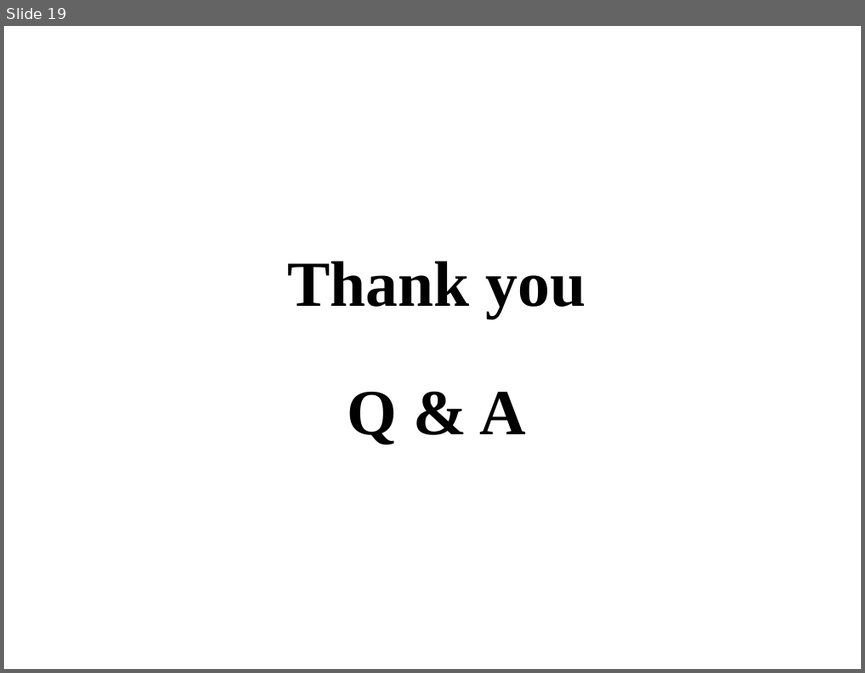
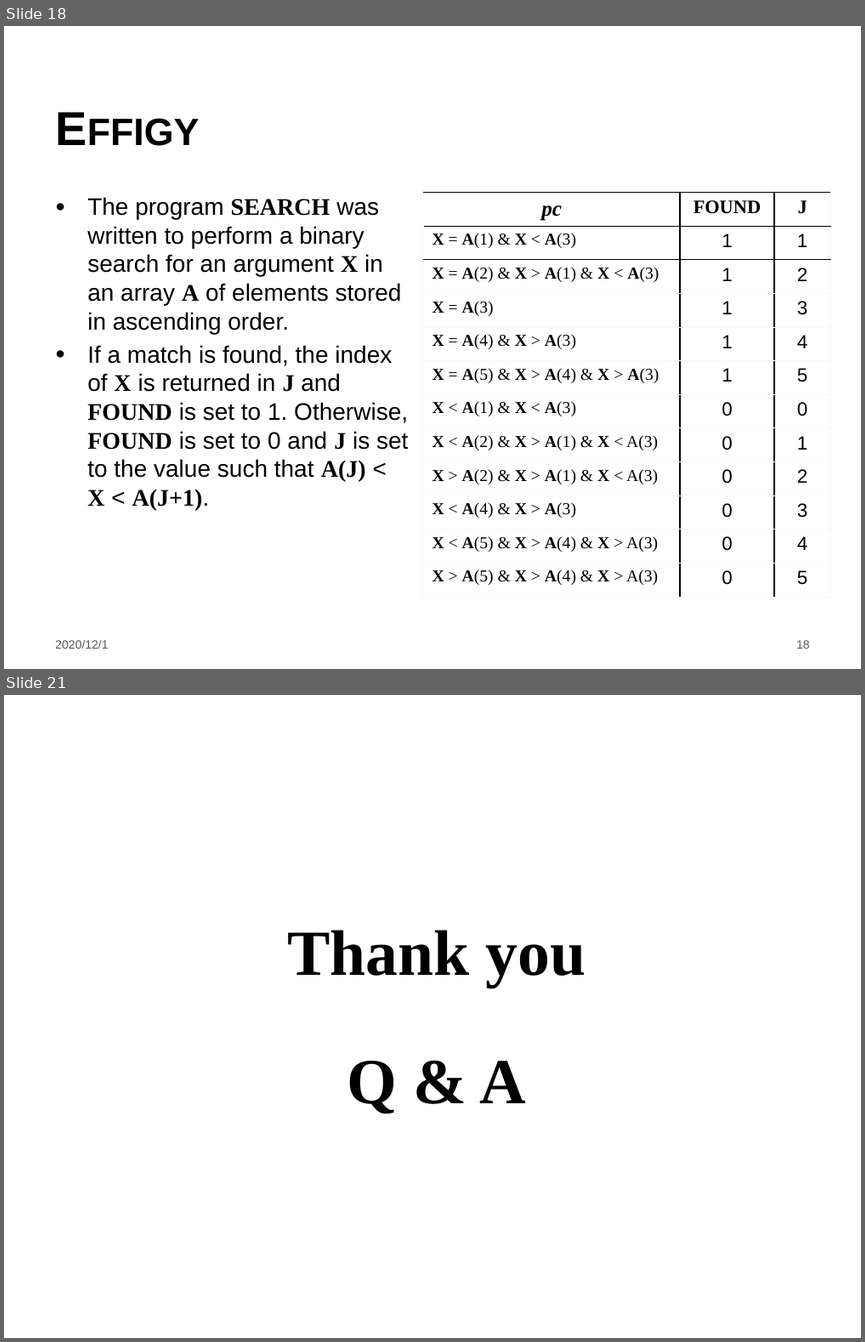
Before and after one commit to LintianShi/Research-Proposal, a slide deck: Symbolic_execution.pptx. Shown one above the other, each under a label of ours: slide 19 before the commit, slides 18 and 21 after it; the slides between them are not shown. The pictures are 865x673 and 865x1342 pixels, drawn with LibreOffice and Linux fonts; fonts in the diff are those of the drawing; background and template pictures are left out. Boxes give left, top, right and bottom in pixels: in the first picture for what was removed or moved away, otherwise in the second. Text is boxed around its words. In the diff, an @@ line names an element or a change of style, - is before the commit and + after.

Commit message:
effigy example

```diff
--- a/Symbolic_execution.pptx
+++ b/Symbolic_execution.pptx
@@ slide 18 added at box(4, 26, 861, 669), background #FFFFFF @@
@@ title added at box(46, 37, 754, 159), 40 pt, text #000000, bold, small capitals @@
+Effigy
@@ text added at box(87, 197, 408, 510), 20 pt, text #000000 @@
+● The program SEARCH was written to perform a binary search for an argument X in an array A of elements stored in ascending order.
+● If a match is found, the index of X is returned in J and FOUND is set to 1. Otherwise, FOUND is set to 0 and J is set to the value such that A(J) < X < A(J+1).
@@ table added at box(424, 193, 831, 596), 12 rows, 3 columns @@
+pc | FOUND | J
+X = A(1) & X < A(3) | 1 | 1
+X = A(2) & X > A(1) & X < A(3) | 1 | 2
+X = A(3) | 1 | 3
+X = A(4) & X > A(3) | 1 | 4
+X = A(5) & X > A(4) & X > A(3) | 1 | 5
+X < A(1) & X < A(3) | 0 | 0
+X < A(2) & X > A(1) & X < A(3) | 0 | 1
+X > A(2) & X > A(1) & X < A(3) | 0 | 2
+X < A(4) & X > A(3) | 0 | 3
+X < A(5) & X > A(4) & X > A(3) | 0 | 4
+X > A(5) & X > A(4) & X > A(3) | 0 | 5
@@ text added at box(55, 640, 108, 648), 10 pt, text #595959 @@
+2020/12/1
@@ page number added at box(796, 640, 810, 648), 10 pt, text #595959 @@
+18
@@ what was slide 19 is now slide 21 @@
```
Also in this commit, not shown: 18 slides changed, 1 other slide added.
